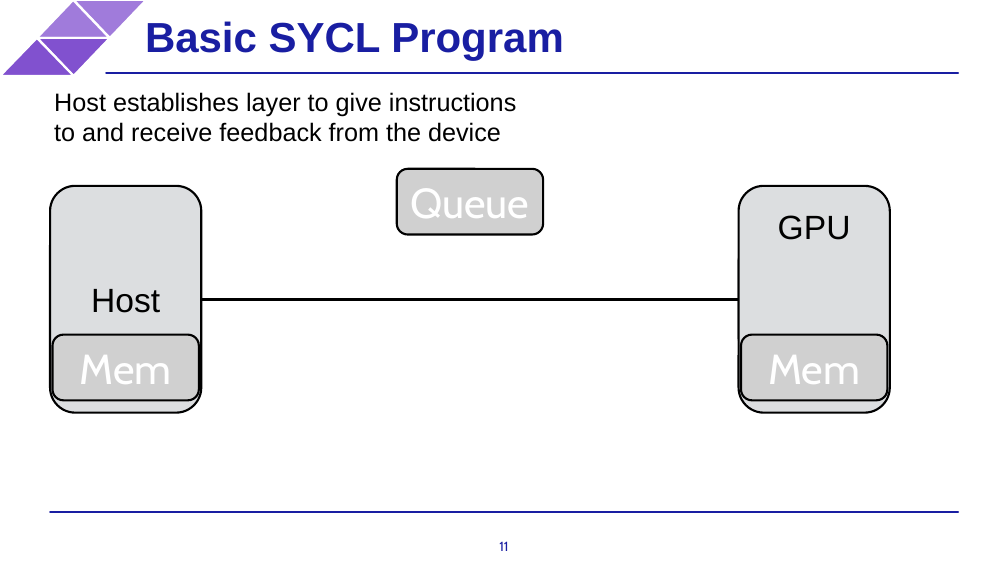
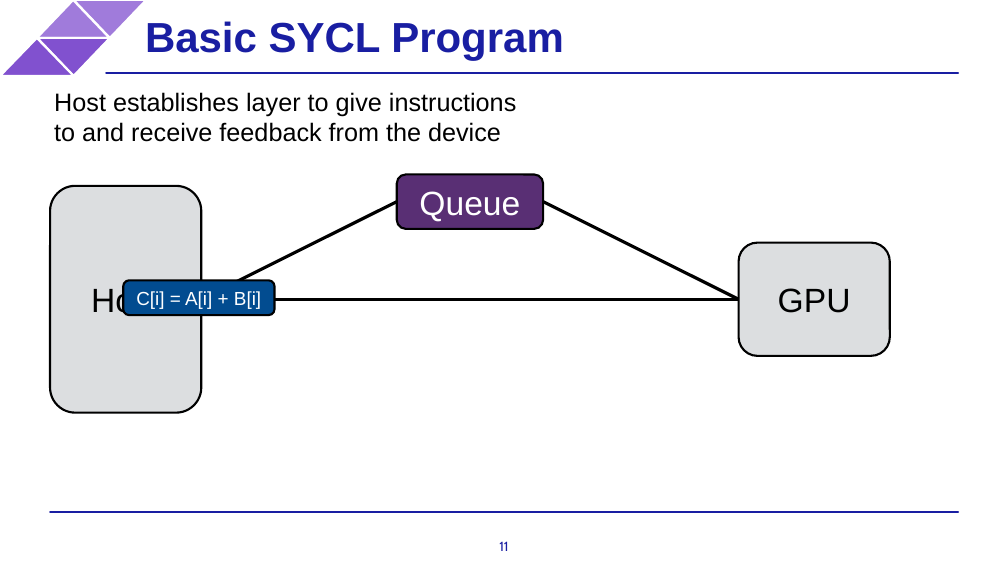
Before and after one commit to BenjaminMFindley/Reconfig-2-SYCL-DPCPP, a slide deck: slide 11 of Slides/SYCL intro.pptx. Drawn at 1008x567 pixels with LibreOffice and Linux fonts; fonts in the diff are those of the drawing; grey boxes stand for pictures; background and template pictures are left out. Boxes give left, top, right and bottom in pixels: in the first picture for what was removed or moved away, otherwise in the second. Text is boxed around its words. In the diff, an @@ line names an element or a change of style, - is before the commit and + after.

```diff
--- a/Slides/SYCL intro.pptx
+++ b/Slides/SYCL intro.pptx
@@ picture removed at box(397, 169, 544, 234) @@
-Queue
@@ rounded rectangle added at box(397, 175, 544, 229), fill #592F74, outline #000000 2 pt, 32 pt, text #FFFFFF @@
+Queue
@@ line added from (397, 202) to (201, 299), #000000 3 pt @@
@@ line added from (543, 202) to (739, 299), #000000 3 pt @@
@@ rounded rectangle removed at box(739, 186, 890, 413) @@
@@ text removed at box(778, 215, 851, 240) @@
-GPU
@@ rounded rectangle added at box(123, 281, 274, 315), fill #024C90, outline #000000 2 pt, 18 pt, text #FFFFFF @@
+C[i] = A[i] + B[i]
@@ picture removed at box(52, 335, 199, 401) @@
-Mem
@@ picture removed at box(741, 335, 888, 401) @@
-Mem
```
Also in this commit, not shown: 1 slide added.
